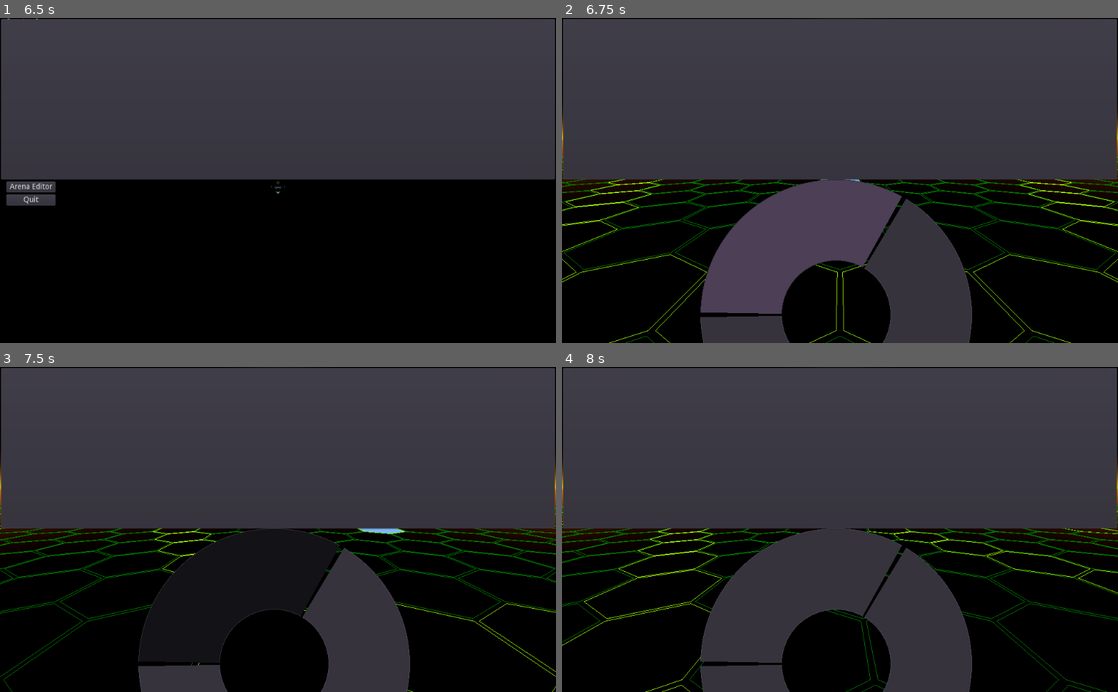
Above: before the commit, frames 1-4 (two rows, left to right).
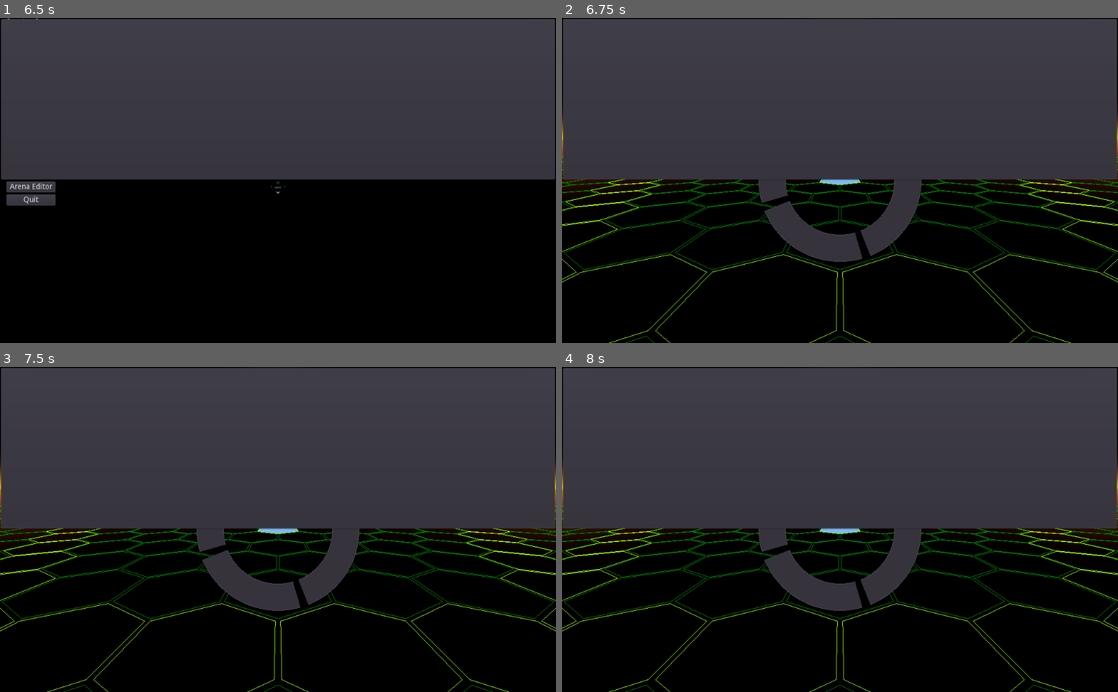
Above: after the commit, the same moments.

Repository: ObsidianBlk/Twin-Sticky
Game: Godot game, scene res://World.tscn
Same seed, same stepped clock (60 frames per second), same inputs: the game is played once before the commit and once after it.
Inputs (mouse positions are in pixels of both pictures, inside the frame that each line leads up to):
- Up to frame 1 (6.5 s): click "Local Play" at 0.5 s; tap Enter at 1.25, 2.75, 4.25 s; move the mouse to (400, 164) at 1.27 s; hold D (booster_right) 1.28-2.03 s; hold Middle mouse button (orbit_enable) 1.28-2.03 s; click (400, 164) at 1.42 s; tap Space (booster_jump) at 1.52, 2, 2.27, 3.5, 3.77, 4.52 s; move the mouse to (166, 196) at 2.02 s; hold S (booster_backward) 2.03-2.78 s; tap ` (terminal) at 2.1 s; click (166, 196) at 2.17 s; move the mouse to (333, 109) at 2.77 s; hold D (booster_right) 2.78-3.53 s; hold , (zoom_in) 2.78-3.53 s; click (333, 109) at 2.92 s; move the mouse to (250, 245) at 3.52 s; hold W (booster_forward) 3.53-4.28 s; tap . (zoom_out) at 3.6 s; click (250, 245) at 3.67 s; move the mouse to (444, 229) at 4.27 s; hold A (booster_left) 4.28-5 s; hold Middle mouse button (orbit_enable) 4.28-5 s; click (444, 229) at 4.42 s; tap Escape (ui_cancel) at 4.9 s; click "Local Play" at 5 s; click "Multiplayer" at 5.75 s
- Up to frame 2 (6.75 s): click "Arena Editor" at 6.5 s
- Up to frame 3 (7.5 s): tap Space (booster_jump) at 7.25 s; move the mouse to (272, 666) at 7.27 s; hold A (booster_left) from 7.28 s (still down); tap ` (terminal) at 7.35 s; click (272, 666) at 7.42 s
- Up to frame 4 (8 s): keep holding A (booster_left); tap Space (booster_jump) at 7.52 s

Frame 1 is identical in both runs. In frame 2, 16% of the frame differs, in the area x 24-74%, y 49-100%; in frame 3, 15%; in frame 4, 19%, in the area x 0-100%, y 42-100%.

Commit message:
Still tweaking GUI input control. Fixed mouse over recognition for buttons with an offset_degree value. Fixed icon rendering with angle_offset value.

Diff:
--- a/ArenaEditor/ArenaEditor.tscn
+++ b/ArenaEditor/ArenaEditor.tscn
@@ -6,6 +6,7 @@
 [ext_resource path="res://Objects/GimbleCamera/GimbleCamera.tscn" type="PackedScene" id=4]
 [ext_resource path="res://UI/RadialMenu/RadialMenu.tscn" type="PackedScene" id=5]
 [ext_resource path="res://UI/RadialButton/RadialButton.tscn" type="PackedScene" id=6]
+[ext_resource path="res://Assets/Textures/input_joypad.svg" type="Texture" id=7]
 
 [sub_resource type="ProceduralSky" id=1]
 sky_top_color = Color( 0, 0, 0, 1 )
@@ -66,31 +67,31 @@
 
 [node name="RadialMenu" parent="UI" instance=ExtResource( 5 )]
 visible = true
-margin_right = 500.0
-margin_bottom = 500.0
-focus_mode = 2
-outer_radius = 250.0
+outer_radius = 150.0
 inner_radius = 100.0
-gap_degrees = 2.0
+offset_angle = 71.0
+gap_degrees = 5.923
 
 [node name="RadialButton" parent="UI/RadialMenu" instance=ExtResource( 6 )]
-margin_right = 500.0
-margin_bottom = 500.0
-focus_neighbour_left = NodePath("../RadialButton3")
-focus_neighbour_top = NodePath("../RadialButton3")
+margin_right = 300.0
+margin_bottom = 300.0
+focus_neighbour_left = NodePath("../RadialButton4")
+focus_neighbour_top = NodePath("../RadialButton4")
 focus_neighbour_right = NodePath("../RadialButton2")
 focus_neighbour_bottom = NodePath("../RadialButton2")
 focus_next = NodePath("../RadialButton2")
-focus_previous = NodePath("../RadialButton3")
+focus_previous = NodePath("../RadialButton4")
 mouse_filter = 2
-start_degree = 1.0
-end_degree = 119.0
-outer_radius = 250.0
+icon = ExtResource( 7 )
+start_degree = 2.9615
+end_degree = 87.0385
+offset_degree = 71.0
+outer_radius = 150.0
 inner_radius = 100.0
 
 [node name="RadialButton2" parent="UI/RadialMenu" instance=ExtResource( 6 )]
-margin_right = 500.0
-margin_bottom = 500.0
+margin_right = 300.0
+margin_bottom = 300.0
 focus_neighbour_left = NodePath("../RadialButton")
 focus_neighbour_top = NodePath("../RadialButton")
 focus_neighbour_right = NodePath("../RadialButton3")
@@ -98,22 +99,40 @@
 focus_next = NodePath("../RadialButton3")
 focus_previous = NodePath("../RadialButton")
 mouse_filter = 2
-start_degree = 121.0
-end_degree = 239.0
-outer_radius = 250.0
+start_degree = 92.9615
+end_degree = 177.038
+offset_degree = 71.0
+outer_radius = 150.0
 inner_radius = 100.0
 
 [node name="RadialButton3" parent="UI/RadialMenu" instance=ExtResource( 6 )]
-margin_right = 500.0
-margin_bottom = 500.0
+margin_right = 300.0
+margin_bottom = 300.0
 focus_neighbour_left = NodePath("../RadialButton2")
 focus_neighbour_top = NodePath("../RadialButton2")
+focus_neighbour_right = NodePath("../RadialButton4")
+focus_neighbour_bottom = NodePath("../RadialButton4")
+focus_next = NodePath("../RadialButton4")
+focus_previous = NodePath("../RadialButton2")
+mouse_filter = 2
+start_degree = 182.962
+end_degree = 267.039
+offset_degree = 71.0
+outer_radius = 150.0
+inner_radius = 100.0
+
+[node name="RadialButton4" parent="UI/RadialMenu" instance=ExtResource( 6 )]
+margin_right = 300.0
+margin_bottom = 300.0
+focus_neighbour_left = NodePath("../RadialButton3")
+focus_neighbour_top = NodePath("../RadialButton3")
 focus_neighbour_right = NodePath("../RadialButton")
 focus_neighbour_bottom = NodePath("../RadialButton")
 focus_next = NodePath("../RadialButton")
-focus_previous = NodePath("../RadialButton2")
+focus_previous = NodePath("../RadialButton3")
 mouse_filter = 2
-start_degree = 241.0
-end_degree = 359.0
-outer_radius = 250.0
+start_degree = 272.961
+end_degree = 357.039
+offset_degree = 71.0
+outer_radius = 150.0
 inner_radius = 100.0
--- a/Shaders/Arc.shader
+++ b/Shaders/Arc.shader
@@ -15,6 +15,7 @@
 vec4 IconColor(vec2 uv){
 	if (!use_icon){return vec4(0,0,0,0);}
 	float center_angle = radians(angle_start + ((angle_end - angle_start) * 0.5)) + 3.14159;
+	center_angle = mod(center_angle + radians(angle_offset), radians(360.0));
 	vec2 direction = vec2(cos(center_angle), sin(center_angle));
 	float arc_width = radius_outer - radius_inner;
 	float center_radius = radius_inner + (arc_width * 0.5);
--- a/UI/RadialButton/RadialButton.gd
+++ b/UI/RadialButton/RadialButton.gd
@@ -41,6 +41,7 @@
 # Variables
 # ------------------------------------------------------------------------------
 var _in_focus : bool = false
+var _mouse_over : bool = false
 var _btn_state : int = BUTTON_STATE.Normal
 
 # ------------------------------------------------------------------------------
@@ -152,8 +153,12 @@
 	var dist :float = mpos.distance_to(Vector2(outer_radius, outer_radius))
 	if dist >= inner_radius and dist <= outer_radius:
 		var angle = rad2deg(mpos.angle_to_point(Vector2(outer_radius, outer_radius)) + PI)
-		if angle >= start_degree and angle <= end_degree:
-			return true
+		var sd : float = fmod(start_degree + offset_degree, 360.0)
+		var ed : float = fmod(end_degree + offset_degree, 360.0)
+		if ed > sd:
+			return angle >= sd and angle <= ed
+		else:
+			return (angle >= 0 and angle < ed) or (angle >= sd and angle <= 360.0)
 	return false
 
 func _EmitList(emit_list : Array) -> void:
@@ -166,19 +171,26 @@
 		var reset : bool = true
 		if not processed:
 			if _MousePositionOnButton(event.position - rect_position):
+				_mouse_over = true
 				if _btn_state != BUTTON_STATE.Pressed:
 					_btn_state = BUTTON_STATE.Hover
 					_UpdateShaderColors()
 					processed = true
 				reset = false
+			else:
+				_mouse_over = false
 		if reset and _btn_state != BUTTON_STATE.Normal:
 			_btn_state = BUTTON_STATE.Hover if _in_focus else BUTTON_STATE.Normal
 			_UpdateShaderColors()
 	if not processed:
 		match _btn_state:
 			BUTTON_STATE.Hover:
-				if event is InputEventMouseButton:
+				if event is InputEventMouseButton and _mouse_over:
 					if event.button_index == BUTTON_LEFT and event.pressed == true:
+						var parent = get_parent()
+						if parent:
+							if parent.has_method("_GrabButtonFocus"):
+								parent._GrabButtonFocus(self)
 						pressed = true
 				elif event.is_action_pressed("ui_select"):
 					pressed = true
@@ -202,9 +214,9 @@
 					call_deferred("_EmitList", [["button_down"],["pressed"]])
 			BUTTON_STATE.Pressed:
 				var focused : bool = _in_focus
-				if event is InputEventMouseButton:
+				if event is InputEventMouseButton and _mouse_over:
 					if event.button_index == BUTTON_LEFT and event.pressed == false:
-						focused = _MousePositionOnButton(event.position)
+						focused = _MousePositionOnButton(event.position - rect_position)
 						pressed = false
 				if event.is_action_released("ui_select"):
 					pressed = false
@@ -269,7 +281,6 @@
 			"angle_end":
 				mat.set_shader_param("angle_end", value)
 			"angle_offset":
-				print("Setting Angle Offset: ", value)
 				mat.set_shader_param("angle_offset", value)
 			"radius_inner":
 				mat.set_shader_param("radius_inner", value)
--- a/UI/RadialButton/RadialButton.tscn
+++ b/UI/RadialButton/RadialButton.tscn
@@ -26,9 +26,8 @@
 
 [node name="ColorRect" type="ColorRect" parent="."]
 material = SubResource( 1 )
-margin_top = -2.0
 margin_right = 84.0
-margin_bottom = 82.0
+margin_bottom = 84.0
 mouse_filter = 2
 size_flags_horizontal = 3
 size_flags_vertical = 3
--- a/UI/RadialMenu/RadialMenu.gd
+++ b/UI/RadialMenu/RadialMenu.gd
@@ -52,29 +52,29 @@
 # ------------------------------------------------------------------------------
 func _ready() -> void:
 	set_focus_mode(Control.FOCUS_ALL)
-	get_tree().get_root().connect("size_changed", self, "_on_screen_size_changed")
+	if not Engine.editor_hint:
+		get_tree().get_root().connect("size_changed", self, "_on_screen_size_changed")
 	connect("child_entered_tree", self, "_on_child_entered")
 	connect("child_exiting_tree", self, "_on_child_exited")
 	connect("about_to_show", self, "_on_about_to_show")
 	#_AdjustSize()
+	if not Engine.editor_hint:
+		_RecalcScreenSize()
 	_AdjustRadialButtons()
 
-#func _notification(what : int) -> void:
-#	match what:
-#		NOTIFICATION_POST_POPUP:
-#			grab_focus()
-#			print("Focused Control: ", get_focus_owner())
 
 func _gui_input(event : InputEvent) -> void:
-	var processed : bool = false
-	for child in get_children():
-		if child is RadialButton:
-			if not processed:
-				processed = child._ProcessGUIInput(event)
-			else:
-				child._ProcessGUIInput(event, true)
-	if processed:
-		accept_event()
+	if event.is_action_pressed("ui_cancel"):
+		hide()
+	else:
+		var processed : bool = false
+		for child in get_children():
+			if child is RadialButton:
+				if not processed:
+					processed = child._ProcessGUIInput(event)
+				else:
+					child._ProcessGUIInput(event, true)
+	accept_event()
 
 # ------------------------------------------------------------------------------
 # Private Methods
@@ -108,7 +108,7 @@
 				child.set_arc_degrees(start_degree, start_degree + arc)
 				child.offset_degree = offset_angle
 				start_degree += arc + gap_degrees
-				if force_neighboring:
+				if force_neighboring and not Engine.editor_hint:
 					if first_child == null:
 						first_child = child
 					else:
@@ -118,7 +118,9 @@
 			_SetNeighbors(last_child, first_child)
 
 func _RecalcScreenSize() -> void:
-	rect_size = get_viewport_rect().size
+	# TODO: Why does get_tree().get_root().size return the correct value but
+	# get_viewport_rect() does not?
+	rect_size = get_tree().get_root().size
 	_AdjustRadialButtonPosition()
 
 func _AdjustRadialButtonPosition() -> void:
@@ -126,9 +128,22 @@
 	for child in get_children():
 		if child is RadialButton:
 			child.rect_position = cpos
-#func _AdjustSize() -> void:
-#	rect_size = Vector2(outer_radius * 2, outer_radius * 2)
-
+
+func _GetFocusedChild() -> RadialButton:
+	for child in get_children():
+		if child is RadialButton:
+			if child.has_focus():
+				return child
+	return null
+
+func _GrabButtonFocus(btn : RadialButton) -> void:
+	if btn != null:
+		if is_a_parent_of(btn):
+			var child : RadialButton = _GetFocusedChild()
+			if child != btn:
+				child.release_focus()
+				btn.grab_focus()
+				grab_focus()
 
 # ------------------------------------------------------------------------------
 # Public Methods
@@ -156,18 +171,15 @@
 		add_child(btn)
 
 func has_focus() -> bool:
-	for child in get_children():
-		if child is RadialButton:
-			if child.has_focus():
-				return true
-	return false
+	return _GetFocusedChild() != null
 
 # ------------------------------------------------------------------------------
 # Handler Methods
 # ------------------------------------------------------------------------------
 func _on_screen_size_changed() -> void:
 	# Have to defer the call or the screen doesn't adjust properly.
-	call_deferred("_RecalcScreenSize")
+	if not Engine.editor_hint:
+		call_deferred("_RecalcScreenSize")
 
 
 func _on_child_entered(child : Node) -> void:
@@ -179,10 +191,10 @@
 		_AdjustRadialButtons()
 
 func _on_about_to_show() -> void:
+	_RecalcScreenSize()
 	if not has_focus():
 		for child in get_children():
 			if child is RadialButton:
-				print("Setting focus")
 				child.grab_focus()
 				grab_focus()
 				break
--- a/UI/RadialMenu/RadialMenu.tscn
+++ b/UI/RadialMenu/RadialMenu.tscn
@@ -5,6 +5,7 @@
 [node name="RadialMenu" type="Popup"]
 anchor_right = 1.0
 anchor_bottom = 1.0
+focus_mode = 2
 size_flags_horizontal = 3
 size_flags_vertical = 3
 script = ExtResource( 1 )
Not shown: 1 places in ArenaEditor/ArenaEditor.tscn that only renumber resources
